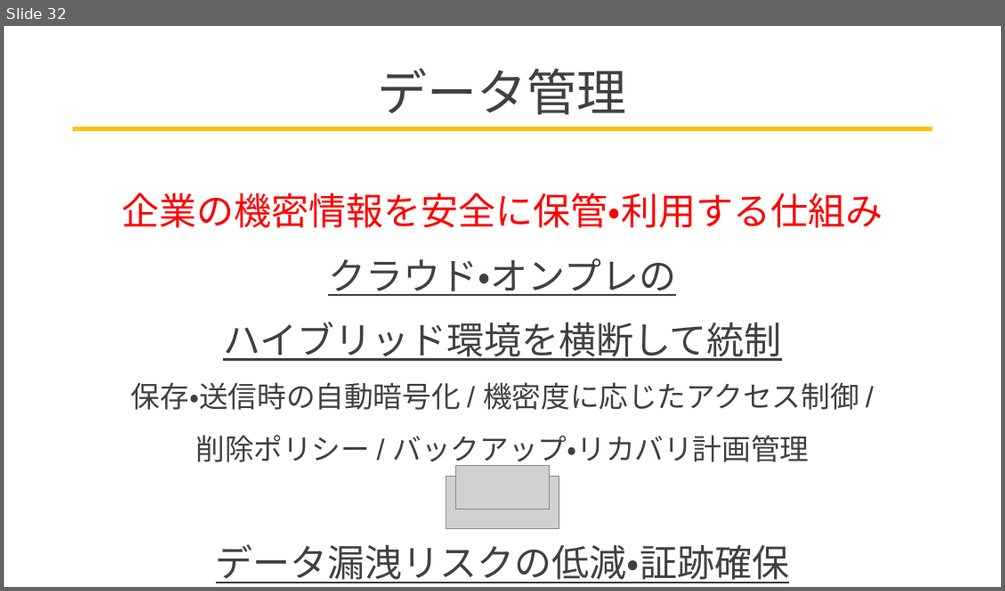
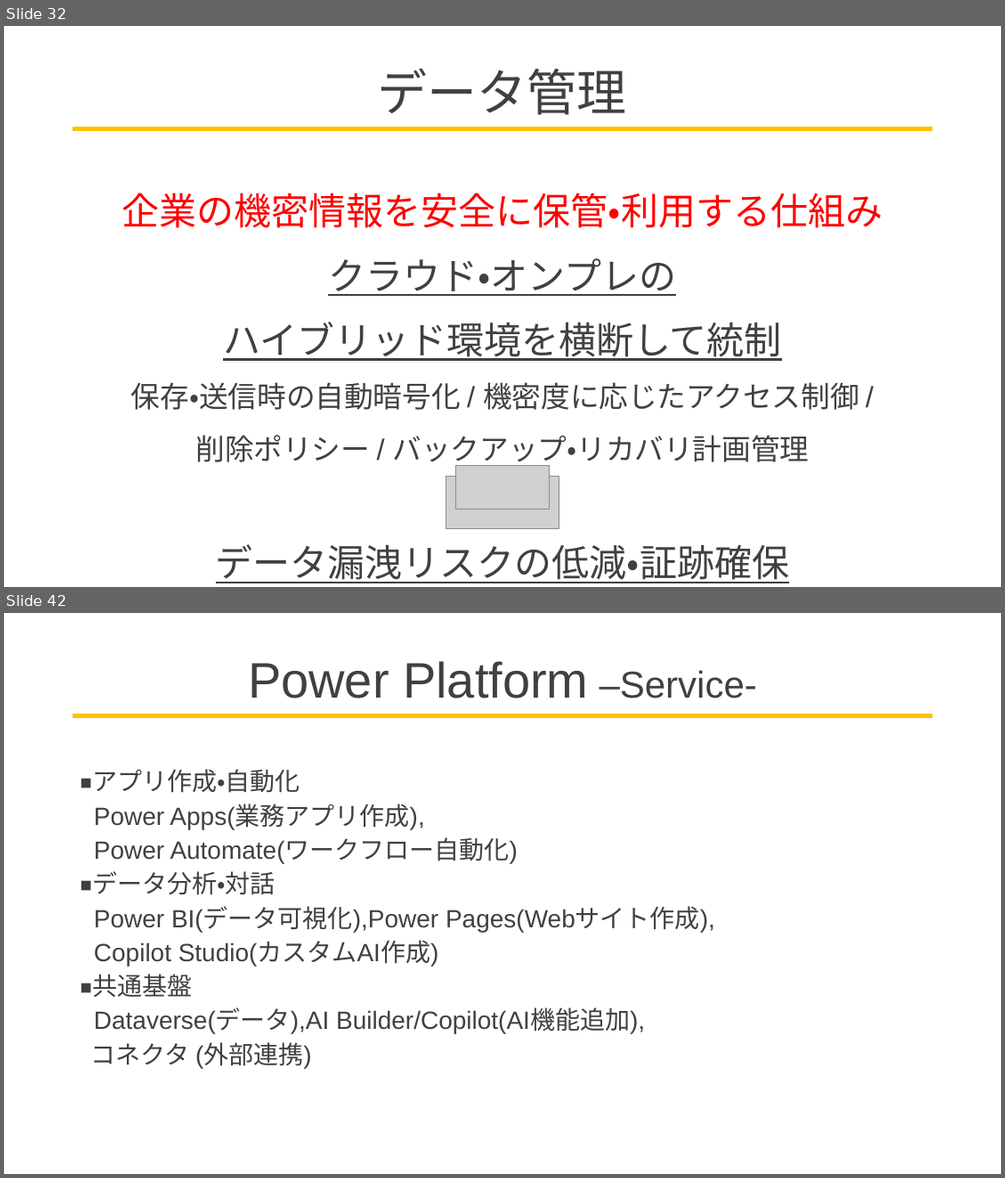
Before and after one commit to AeolusSoul/memo, a slide deck: 1-MSとは.pptx. Shown one above the other, each under a label of ours: slide 32 before the commit, slides 32 and 42 after it; the slides between them are not shown. The pictures are 1005x591 and 1005x1178 pixels, drawn with LibreOffice and Linux fonts; fonts in the diff are those of the drawing; grey boxes stand for pictures. Boxes give left, top, right and bottom in pixels: in the first picture for what was removed or moved away, otherwise in the second. Text is boxed around its words. In the diff, an @@ line names an element or a change of style, - is before the commit and + after.

```diff
--- a/1-MSとは.pptx
+++ b/1-MSとは.pptx
@@ slide 42 added at [4,613,1001,1174], background #FFFFFF; not listed: 1 template element that a slide beside it also shows @@
@@ title added at [248,661,757,698], 48 pt, text #404040 @@
+Power Platform –Service-
@@ text added at [91,769,715,1068], 24 pt, text #404040 @@
+◾️アプリ作成・自動化
+Power Apps(業務アプリ作成),
+Power Automate(ワークフロー自動化)
+◾️データ分析・対話
+Power BI(データ可視化),Power Pages(Webサイト作成),
+Copilot Studio(カスタムAI作成)
+◾️共通基盤
+Dataverse(データ),AI Builder/Copilot(AI機能追加),
+コネクタ (外部連携)
```
Also in this commit, not shown: 3 slides changed, 19 other slides added, 1 slide removed.
